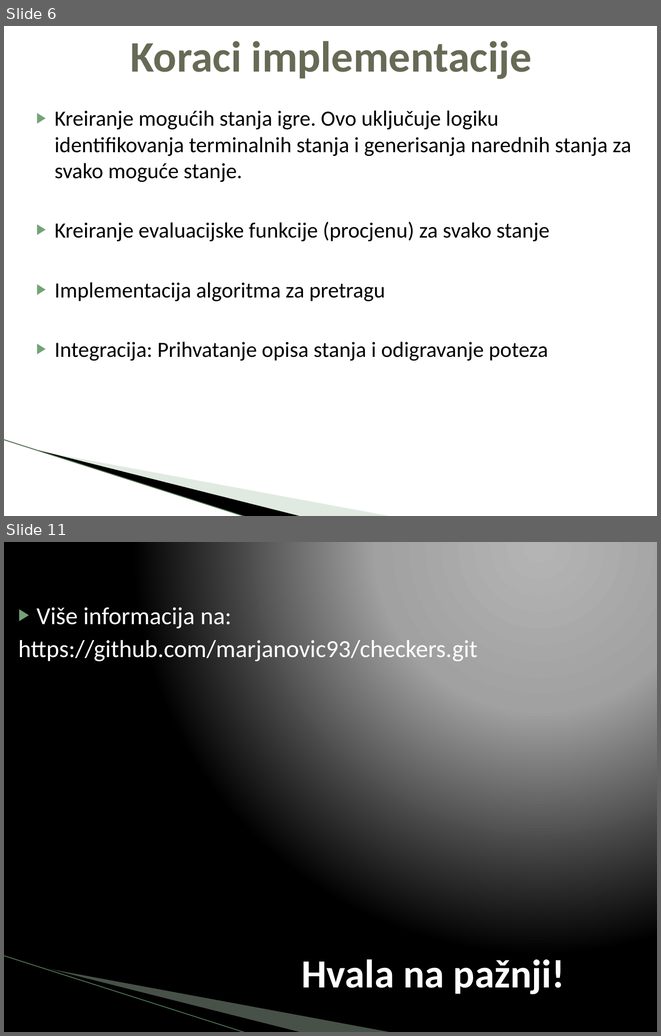
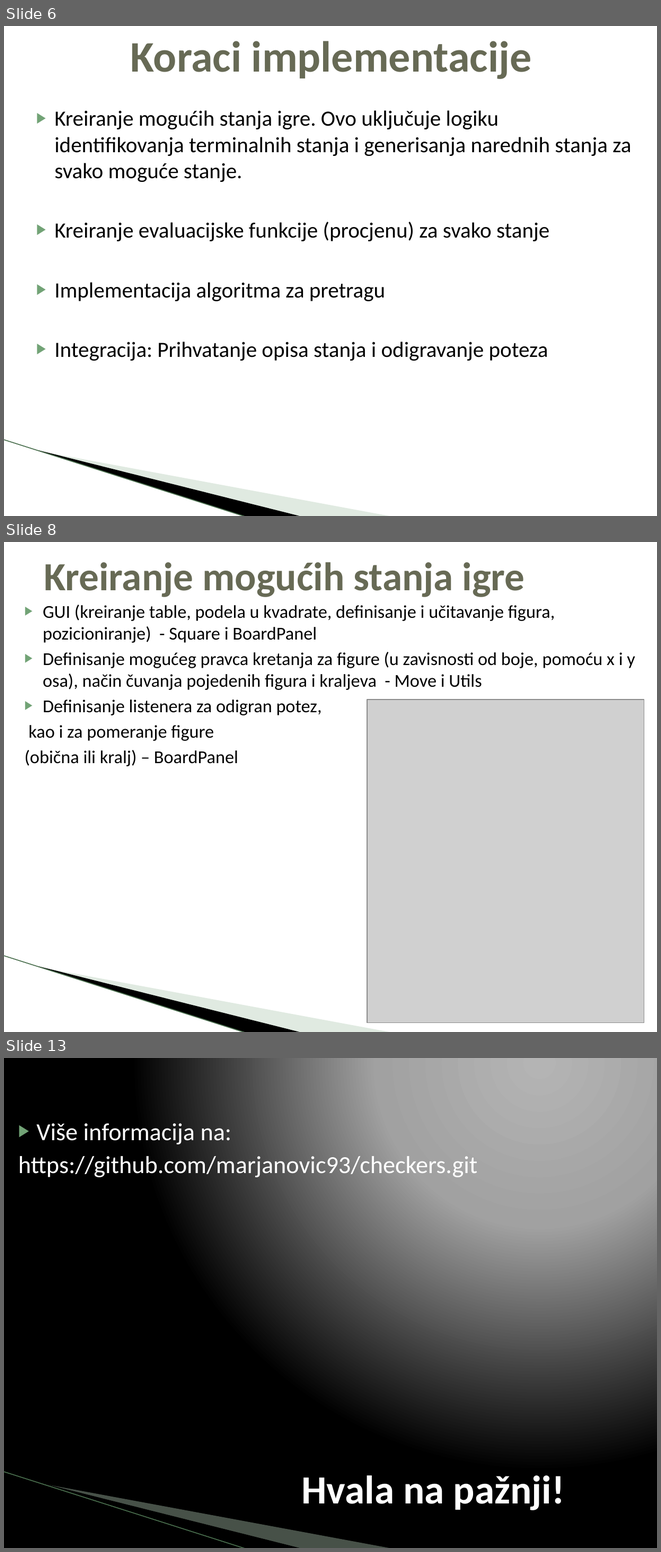
Before and after one commit to boimw/checkers, a slide deck: Projekat-Checkers.pptx. Shown one above the other, each under a label of ours: slides 6 and 11 before the commit, slides 6, 8 and 13 after it; the slides between them are not shown. The pictures are 661x1036 and 661x1552 pixels, drawn with LibreOffice and Linux fonts; fonts in the diff are those of the drawing; grey boxes stand for pictures; background and template pictures are left out. Boxes give left, top, right and bottom in pixels: in the first picture for what was removed or moved away, otherwise in the second. Text is boxed around its words. In the diff, an @@ line names an element or a change of style, - is before the commit and + after.

```diff
--- a/Projekat-Checkers.pptx
+++ b/Projekat-Checkers.pptx
@@ slide 8 added at (x1=4, y1=542, x2=657, y2=1032), background #FFFFFF; not listed: 3 template elements that a slide beside it also shows @@
@@ title added at (x1=44, y1=562, x2=525, y2=597), 44 pt, text #676A55, bold @@
+Kreiranje mogućih stanja igre
@@ text added at (x1=25, y1=605, x2=635, y2=766), 20 pt, text #000000 @@
+▶ GUI (kreiranje table, podela u kvadrate, definisanje i učitavanje figura, pozicioniranje) - Square i BoardPanel
+▶ Definisanje mogućeg pravca kretanja za figure (u zavisnosti od boje, pomoću x i y osa), način čuvanja pojedenih figura i kraljeva - Move i Utils
+▶ Definisanje listenera za odigran potez,
+kao i za pomeranje figure
+(obična ili kralj) – BoardPanel
@@ picture added at (x1=367, y1=699, x2=644, y2=1023) @@
@@ what was slide 11 is now slide 13 @@
```
Also in this commit, not shown: 3 slides changed, 4 other slides added, 3 slides removed, 52 other files.
